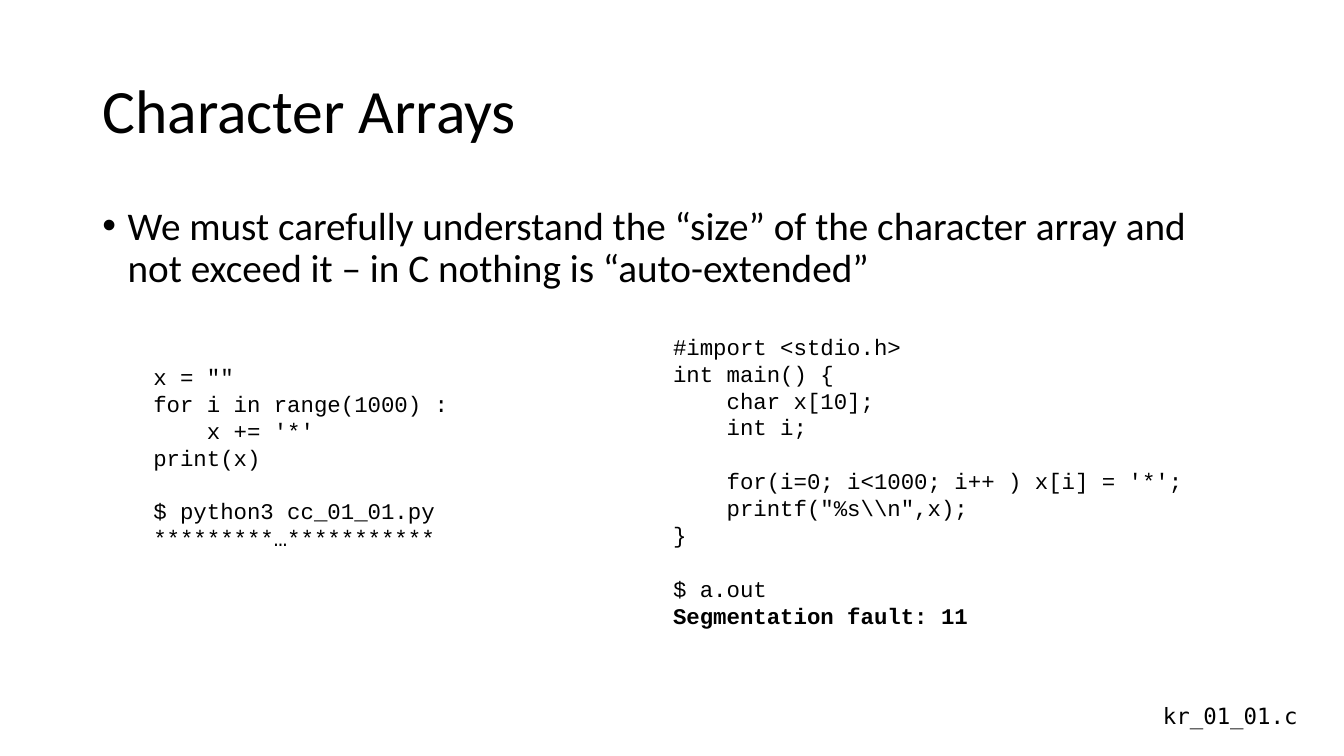
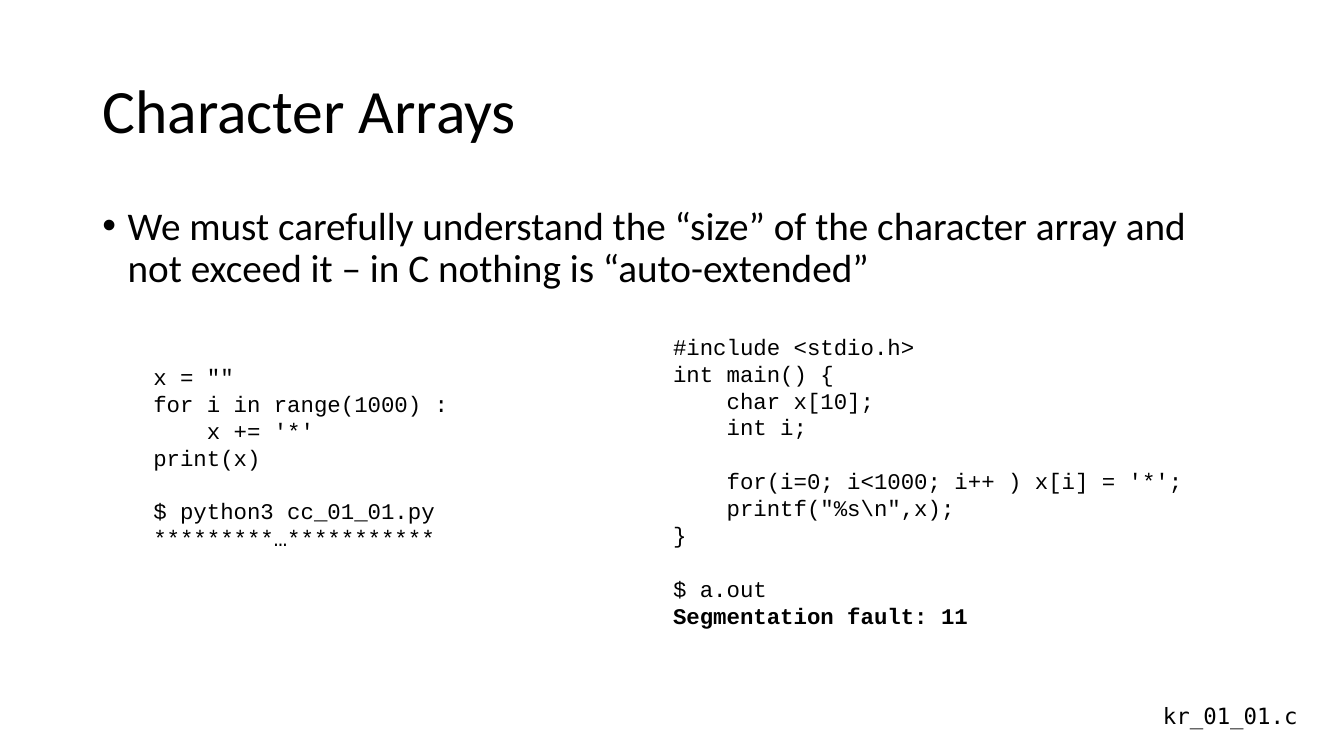
Before and after one commit to csev/cc4e, a slide deck: slide 5 of lectures/KR-1.pptx. Drawn at 1344x756 pixels with LibreOffice and Linux fonts; fonts in the diff are those of the drawing. Boxes give left, top, right and bottom in pixels: in the first picture for what was removed or moved away, otherwise in the second. Text is boxed around its words. In the diff, an @@ line names an element or a change of style, - is before the commit and + after.

Commit message:
Update the slides.

```diff
--- a/lectures/KR-1.pptx
+++ b/lectures/KR-1.pptx
@@ text at <box>673,339,915,356</box>: text changed @@
-#import <stdio.h>
+#include <stdio.h>
@@ text at <box>727,500,955,521</box>: text changed @@
-printf("%s\\n",x);
+printf("%s\n",x);
```
Also in this commit, not shown: 2 other slides changed.
